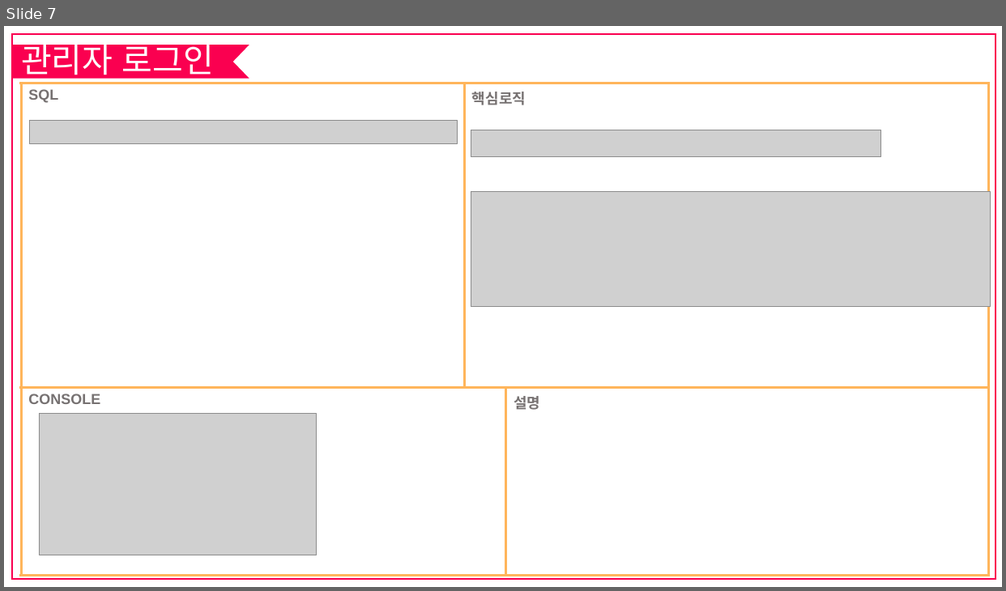
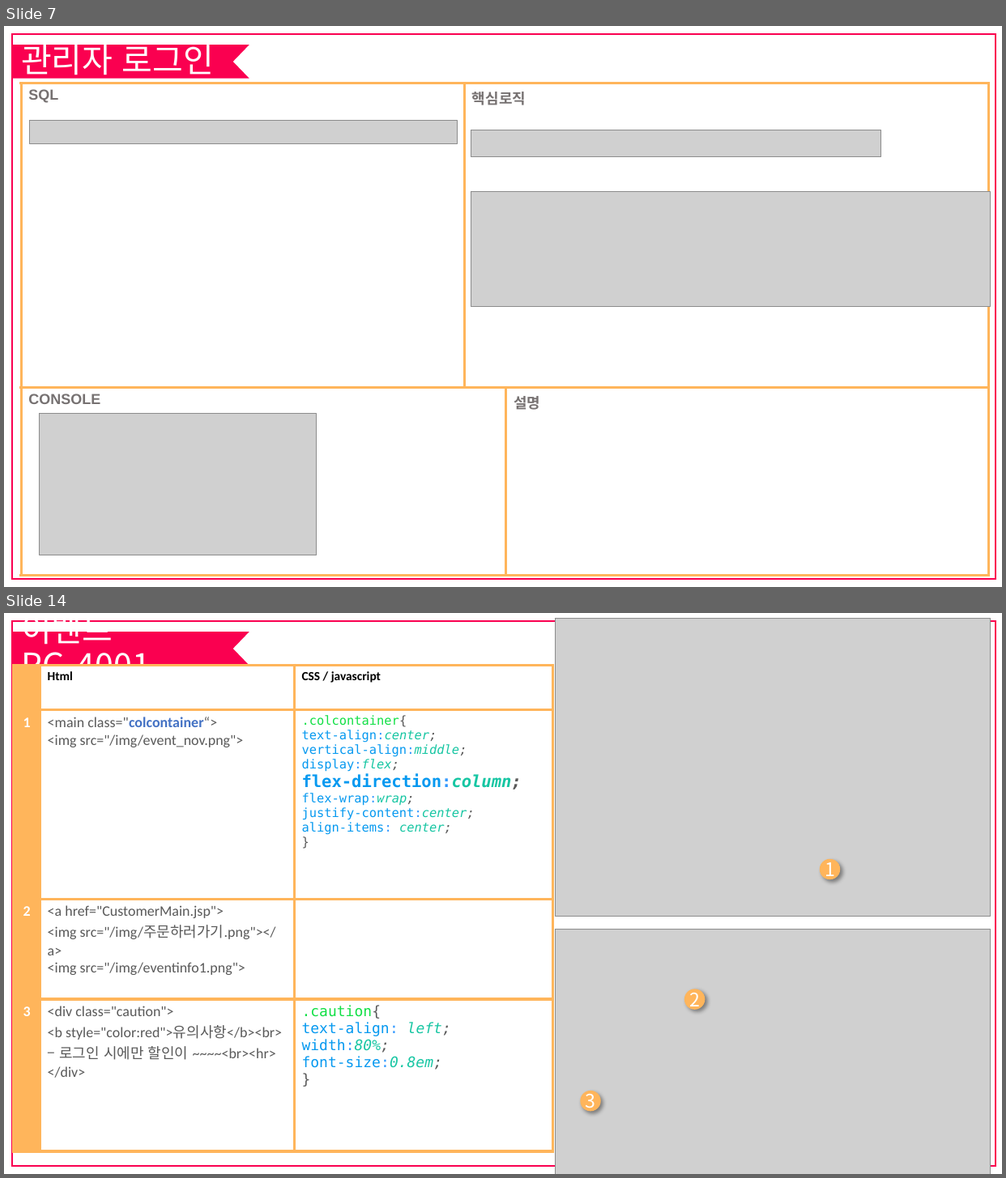
Before and after one commit to sengu30/DY-project, a slide deck: yogiyo/요기요 ver세영.pptx. Shown one above the other, each under a label of ours: slide 7 before the commit, slides 7 and 14 after it; the slides between them are not shown. The pictures are 1006x591 and 1006x1178 pixels, drawn with LibreOffice and Linux fonts; fonts in the diff are those of the drawing; grey boxes stand for pictures. Boxes give left, top, right and bottom in pixels: in the first picture for what was removed or moved away, otherwise in the second. Text is boxed around its words. In the diff, an @@ line names an element or a change of style, - is before the commit and + after.

```diff
--- a/yogiyo/요기요 ver세영.pptx
+++ b/yogiyo/요기요 ver세영.pptx
@@ slide 14 added at [4,613,1002,1174], background #FFFFFF; not listed: 2 template elements that a slide beside it also shows @@
@@ title added at [21,620,151,686], 32 pt, text #FFFFFF @@
+이벤트 PG-4001
@@ picture added at [556,618,991,916] @@
@@ table added at [14,666,552,1152], 4 rows, 3 columns @@
+ | Html | CSS / javascript
+1 | <main class="colcontainer“> / <img src="/img/event_nov.png"> | .colcontainer{ / text-align:center; / vertical-align:middle; / display:flex; / flex-direction:column; / flex-wrap:wrap; / justify-content:center; / align-items: center; / }
+2 | <a href="CustomerMain.jsp"> / <img src="/img/주문하러가기.png"></a> / <img src="/img/eventinfo1.png"> | 
+3 | <div class="caution"> / <b style="color:red">유의사항</b><br> / – 로그인 시에만 할인이 ~~~~<br><hr> / </div> | .caution{ / text-align: left; / width:80%; / font-size:0.8em; / }
@@ ellipse added at [820,859,841,880], fill #FFB55B, 18 pt, text #FFFFFF @@
+1
@@ picture added at [556,930,991,1174] @@
@@ ellipse added at [684,990,705,1011], fill #FFB55B, 18 pt, text #FFFFFF @@
+2
@@ ellipse added at [581,1091,602,1112], fill #FFB55B, 18 pt, text #FFFFFF @@
+3
```
Also in this commit, not shown: 6 other slides added, 10 other files.
